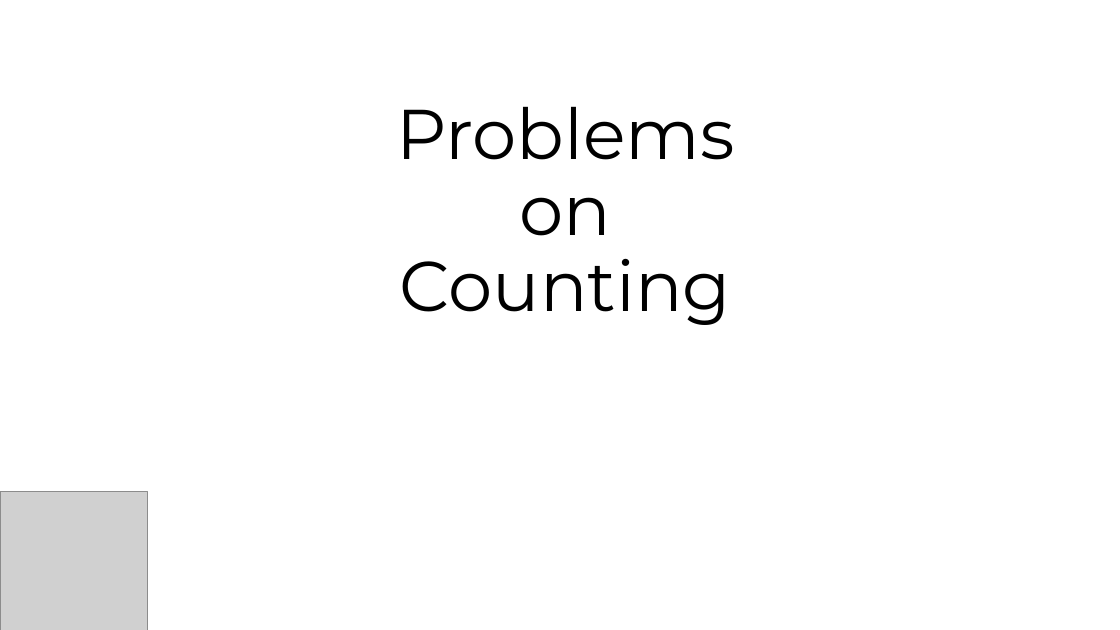
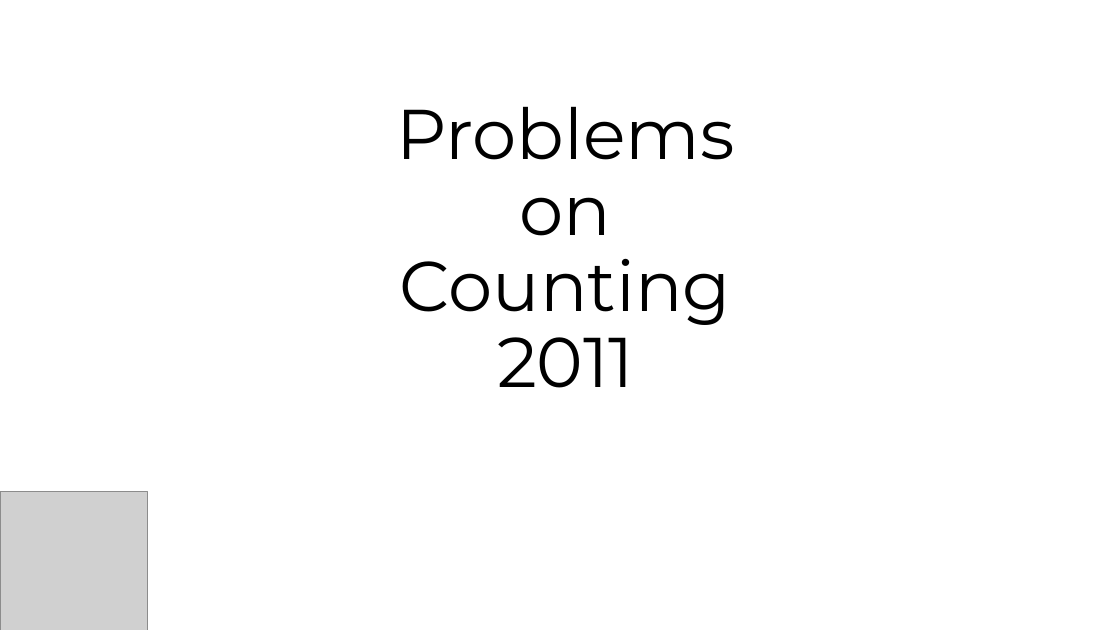
Before and after one commit to jinmang2/probability, a slide deck: slide 1 of 경우의 수 임용고시 2011.pptx. Drawn at 1120x630 pixels with LibreOffice and Linux fonts; fonts in the diff are those of the drawing; grey boxes stand for pictures. Boxes give left, top, right and bottom in pixels: in the first picture for what was removed or moved away, otherwise in the second. Text is boxed around its words. In the diff, an @@ line names an element or a change of style, - is before the commit and + after.

```diff
--- a/경우의 수 임용고시 2011.pptx
+++ b/경우의 수 임용고시 2011.pptx
@@ title at (396,106,734,388): text changed @@
-Problems
-on
-Counting
+Problems
+on
+Counting
+2011
```
Also in this commit, not shown: 4 slides added.
